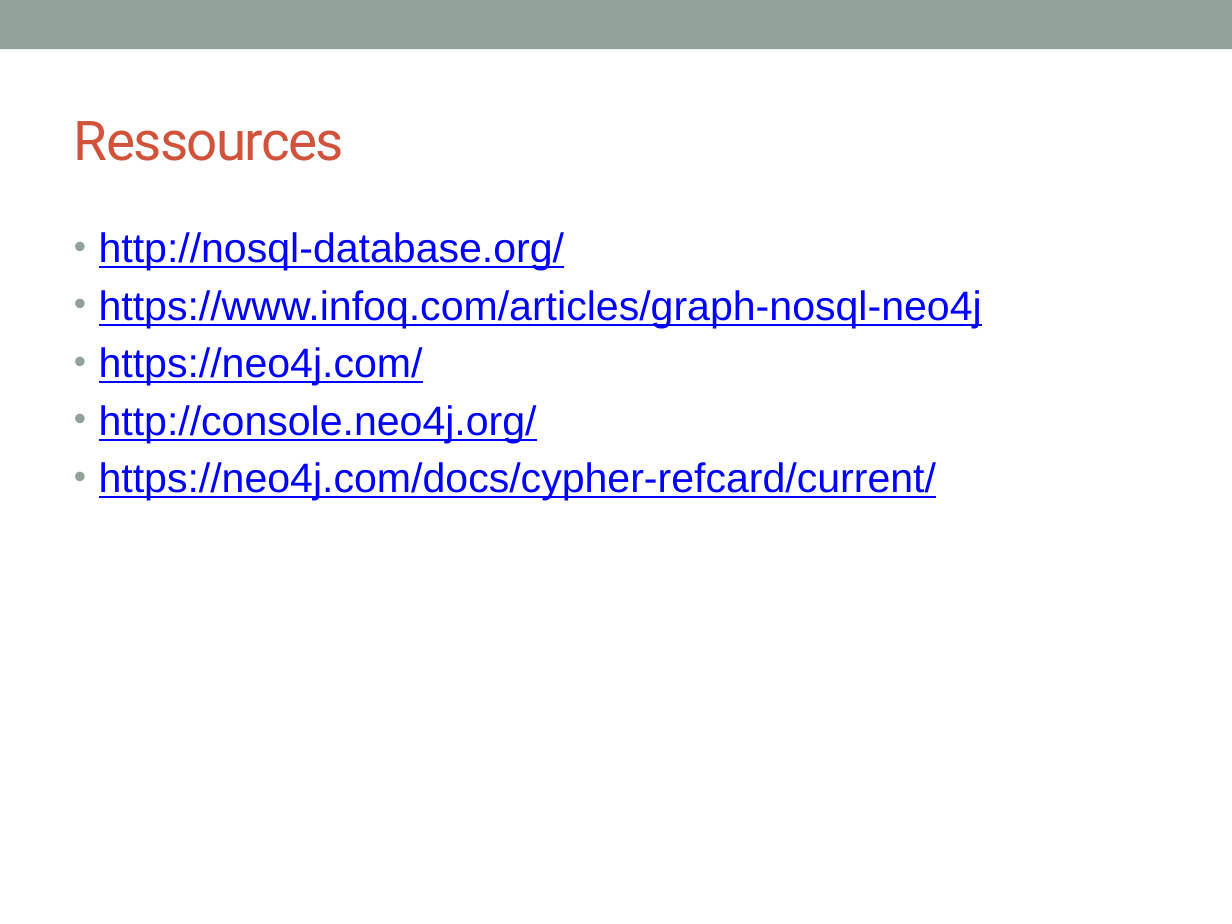
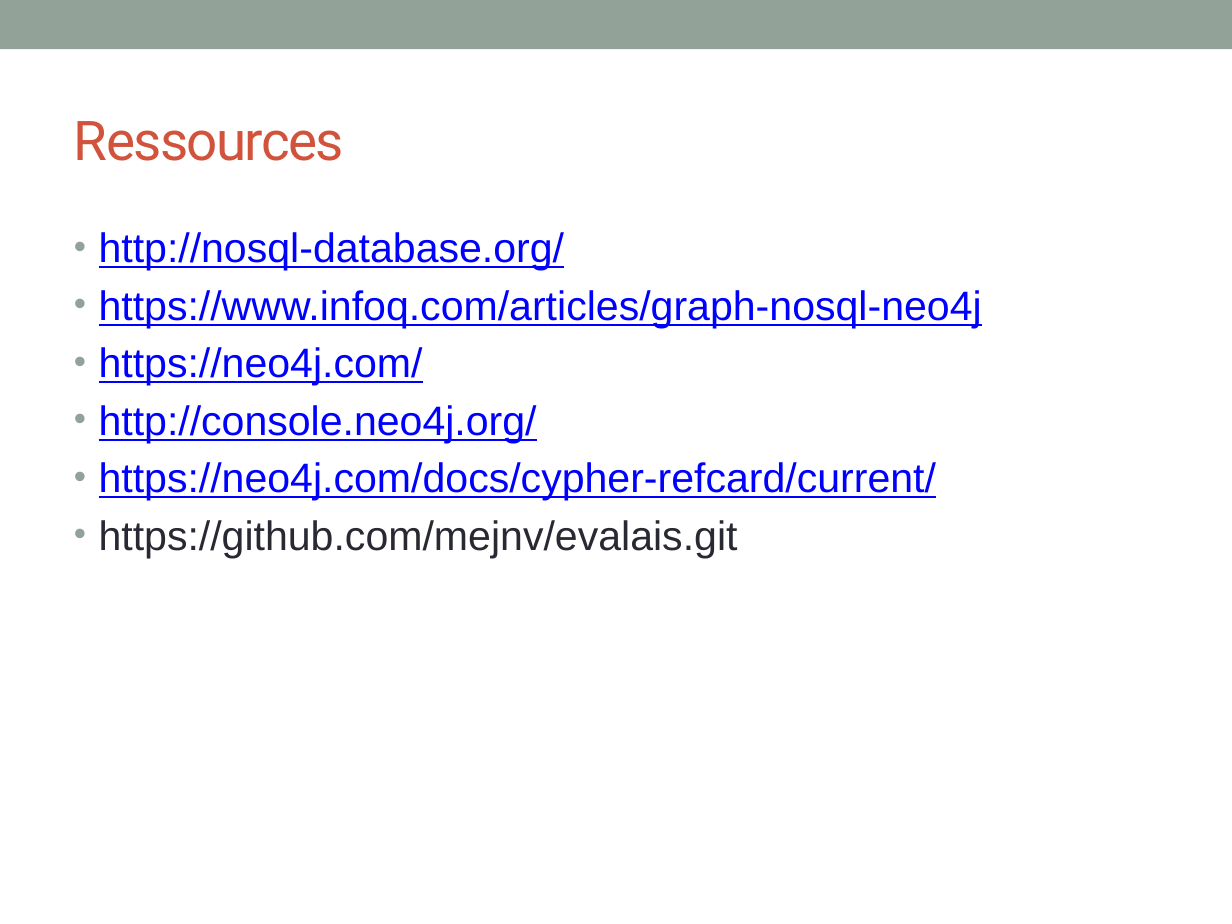
Before and after one commit to mejnv/evalais, a slide deck: slide 25 of neo4j-evalais/pres/evalais_neo4j.pptx (slide 24 before the commit). Drawn at 1232x924 pixels with LibreOffice and Linux fonts; fonts in the diff are those of the drawing. Boxes give left, top, right and bottom in pixels: in the first picture for what was removed or moved away, otherwise in the second. Text is boxed around its words. In the diff, an @@ line names an element or a change of style, - is before the commit and + after.

```diff
--- a/neo4j-evalais/pres/evalais_neo4j.pptx
+++ b/neo4j-evalais/pres/evalais_neo4j.pptx
@@ text at bbox=[99, 520, 738, 558]: paragraph added @@
+• https://github.com/mejnv/evalais.git
```
Also in this commit, not shown: 3 other slides changed, 2 slides added, 1 slide removed, 4 other files.
